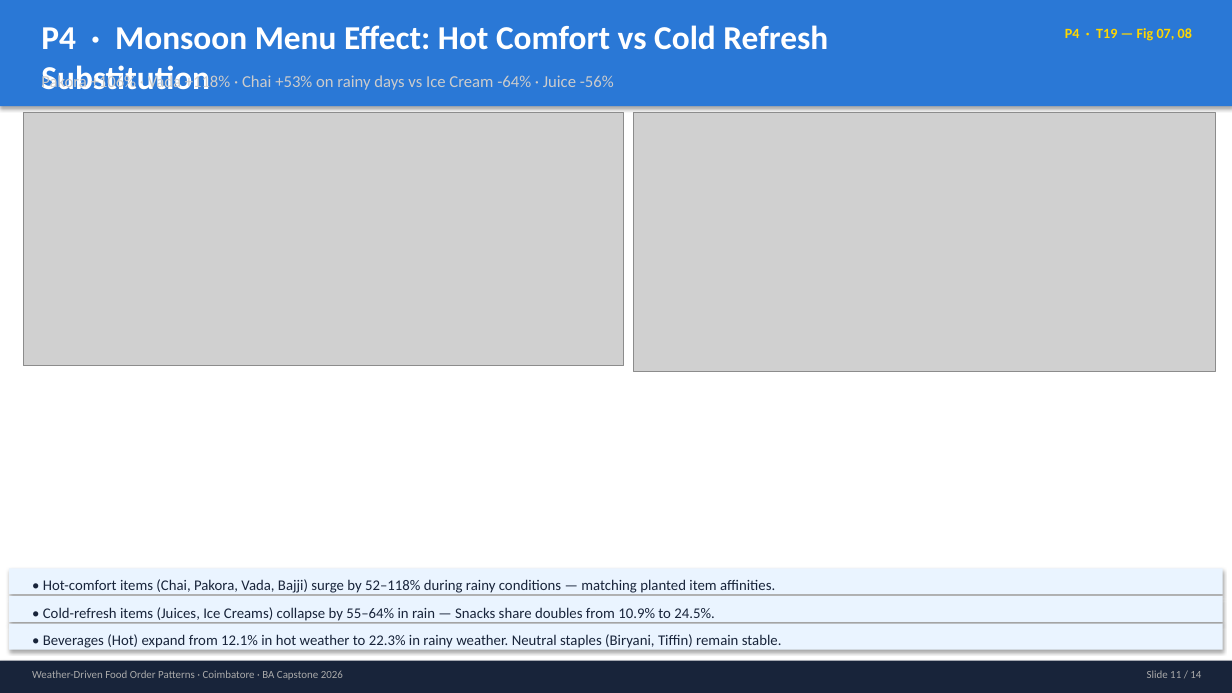
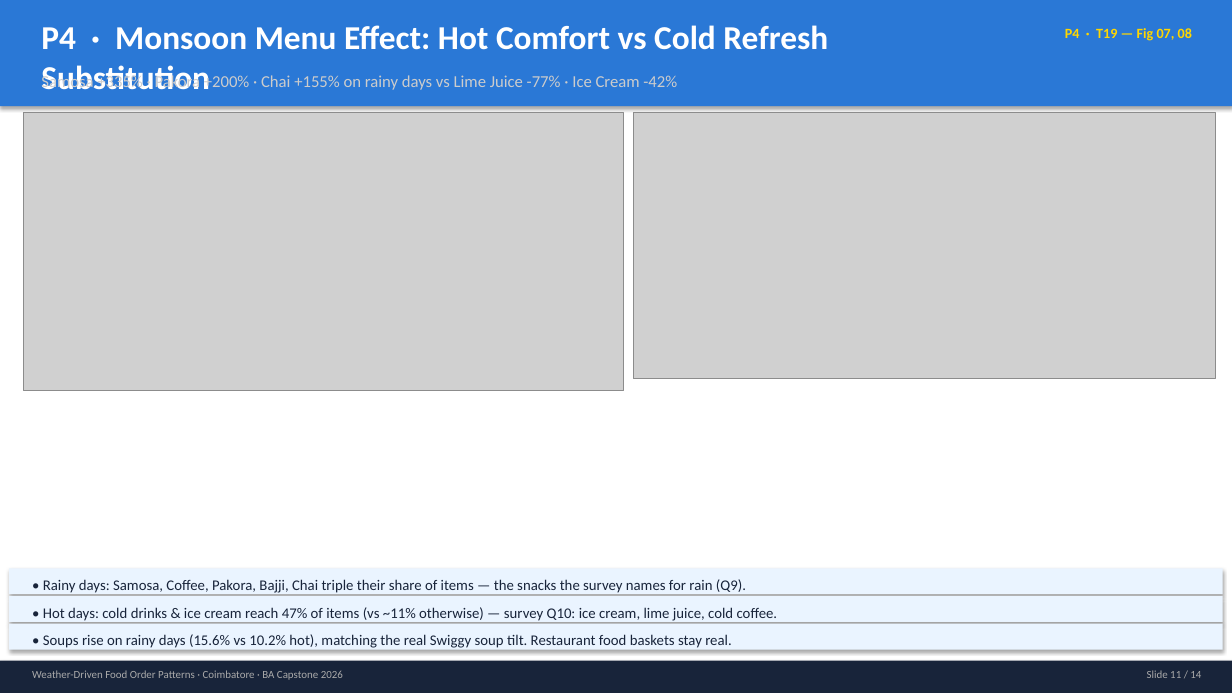
Before and after one commit to priyagarnet20-ops/weather-food-orders, a slide deck: slide 11 of slides/review1/review1_deck.pptx. Drawn at 1232x693 pixels with LibreOffice and Linux fonts; fonts in the diff are those of the drawing; grey boxes stand for pictures. Boxes give left, top, right and bottom in pixels: in the first picture for what was removed or moved away, otherwise in the second. Text is boxed around its words. In the diff, an @@ line names an element or a change of style, - is before the commit and + after.

```diff
--- a/slides/review1/review1_deck.pptx
+++ b/slides/review1/review1_deck.pptx
@@ text at (x1=41, y1=74, x2=677, y2=92): text changed @@
-Pakora +106% · Vada +118% · Chai +53% on rainy days vs Ice Cream -64% · Juice -56%
+Samosa +335% · Pakora +200% · Chai +155% on rainy days vs Lime Juice -77% · Ice Cream -42%
@@ picture resized from (x1=23, y1=113, x2=624, y2=366) to (x1=23, y1=113, x2=624, y2=391) @@
@@ picture resized from (x1=633, y1=113, x2=1215, y2=372) to (x1=633, y1=113, x2=1215, y2=379) @@
@@ text at (x1=43, y1=579, x2=746, y2=593): text changed @@
-• Hot-comfort items (Chai, Pakora, Vada, Bajji) surge by 52–118% during rainy conditions — matching planted item affinities.
+• Rainy days: Samosa, Coffee, Pakora, Bajji, Chai triple their share of items — the snacks the survey names for rain (Q9).
@@ text at (x1=43, y1=607, x2=778, y2=621): text changed @@
-• Cold-refresh items (Juices, Ice Creams) collapse by 55–64% in rain — Snacks share doubles from 10.9% to 24.5%.
+• Hot days: cold drinks & ice cream reach 47% of items (vs ~11% otherwise) — survey Q10: ice cream, lime juice, cold coffee.
@@ text at (x1=43, y1=634, x2=732, y2=648): text changed @@
-• Beverages (Hot) expand from 12.1% in hot weather to 22.3% in rainy weather. Neutral staples (Biryani, Tiffin) remain stable.
+• Soups rise on rainy days (15.6% vs 10.2% hot), matching the real Swiggy soup tilt. Restaurant food baskets stay real.
```
Also in this commit, not shown: 13 other slides changed, 2 other files.
